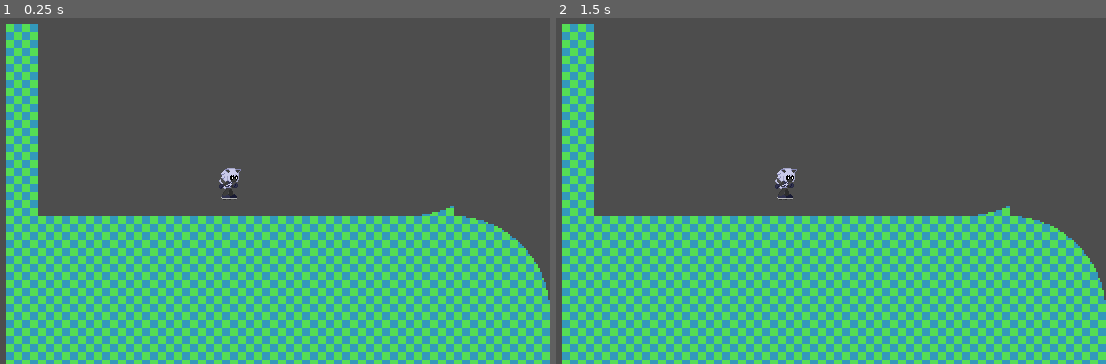
Above: before the commit, frames 1-2 (left to right).
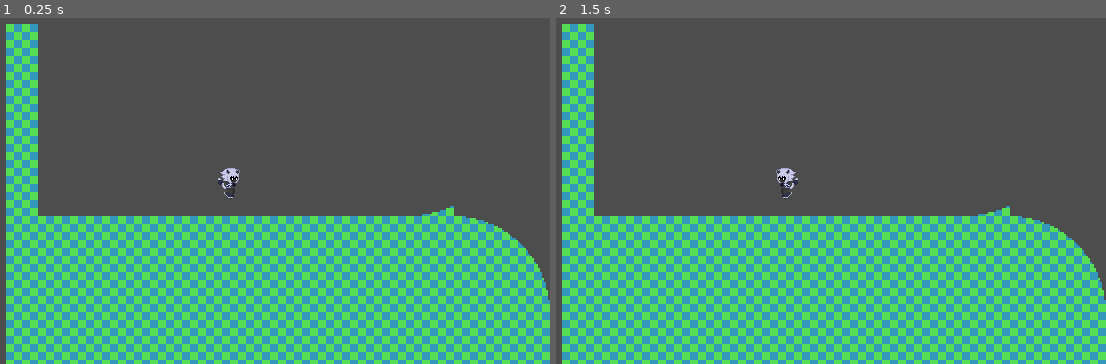
Above: after the commit, the same moments.

Repository: Cucumber-Maki/GGJ-Ports-MMU-2026
Game: Godot game, scene res://Scenes/gay_me.tscn
Two runs of this game, one before a commit and one after it. Both use one fixed random seed, a clock stepped at 60 frames per second and the inputs below.
Inputs:
- Up to frame 1 (0.25 s): no input
- Up to frame 2 (1.5 s): tap Enter at 0.5 s; hold D (PlayerRight) 0.53-1.28 s; tap J (PlayerJump) at 0.77 s; tap Space at 1.25 s; hold A (PlayerLeft) from 1.28 s (still down)

The runs differ from the first frame. In frame 1, 0.1% of the frame differs, in the area x 39-44%, y 43-53%; in frame 2, 0.2%.
Error before the commit: Invalid call. Nonexistent function 'line_circle' in base 'Nil'. (res://assets/player/player.gd:66)
Error after the commit: Invalid call. Nonexistent function 'line_circle' in base 'Nil'. (res://assets/player/player.gd:78)

Commit message:
Animationsssss :3

Diff:
--- a/Scenes/gay_me.tscn
+++ b/Scenes/gay_me.tscn
@@ -7,9 +7,10 @@
 [node name="Gay-me" type="Node2D" unique_id=1477126536]
 
 [node name="Player" parent="." unique_id=736865531 instance=ExtResource("1_ouhd7")]
+rail_wall_gravity_factor = 0.32
 
 [node name="TileMap" type="TileMap" parent="." unique_id=1328514932]
 tile_set = ExtResource("3_ouhd7")
 format = 2
-layer_0/tile_data = PackedInt32Array(131071, 65536, 0, 65536 …(5164 unchanged characters)… , -65507, 0, 6, -65506, 65536, 6, -393185, 0, 7, -327649, 0, 8, -393184, 65536, 7, -393183, 131072, 7, -393182, 196608, 7, -327646, 196608, 8, -458721, 65536, 0, -458720, 65536, 0, -458719, 65536, 0, -458718, 65536, 0, -458717, 65536, 0, -458716, 65536, 0, -458715, 65536, 0, -458714, 65536, 0, -393178, 65536, 0, -327642, 65536, 0, -262106, 65536, 0, -327641, 65536, 0, -393177, 65536, 0, -458713, 65536, 0, -262105, 65536, 0, -655320, 65536, 0, -720856, 65536, 0, -720857, 65536, 0, -655321, 65536, 0, -589785, 65536, 0, -524249, 65536, 0, 6, 0, 5)
+layer_0/tile_data = PackedInt32Array(131071, 65536, 0, 65536 …(5164 unchanged characters)… , -65507, 0, 6, -65506, 65536, 6, -393183, 131072, 7, -393182, 196608, 7, -327646, 196608, 8, -458721, 65536, 0, -458720, 65536, 0, -458719, 65536, 0, -458718, 65536, 0, -458717, 65536, 0, -458716, 65536, 0, -458715, 65536, 0, -458714, 65536, 0, -393178, 65536, 0, -327642, 65536, 0, -262106, 65536, 0, -327641, 65536, 0, -393177, 65536, 0, -458713, 65536, 0, -262105, 65536, 0, -655320, 65536, 0, -720856, 65536, 0, -720857, 65536, 0, -655321, 65536, 0, -589785, 65536, 0, -524249, 65536, 0, 6, 0, 5, -393185, 65536, 7, -393186, 0, 7, -327650, 0, 8, -458722, 0, 3)
 script = ExtResource("6_euy6d")
--- a/assets/player/player.gd
+++ b/assets/player/player.gd
@@ -54,6 +54,18 @@
 
 	position = target_positon;
 	rotation = lerp_angle(rotation, target_rotation, 0.125);
+	var positivemomentumx=absf(movement_momentum.x)
+	if movement_momentum.y<0:
+		$Cat.play("Jump")
+	elif movement_momentum.y>0:
+		$Cat.play("Descent")
+	elif positivemomentumx>32:
+		$Cat.play("Run",clamp(positivemomentumx/256,0,1.5))
+	else:
+		$Cat.play("Idle")
+	if input_movement()!=0:
+		$Cat.flip_h= input_movement()==-1
+
 
 #######################################################################################################
 # Movement / air behaviours.
--- a/assets/player/player.tscn
+++ b/assets/player/player.tscn
@@ -1,13 +1,93 @@
 [gd_scene format=3 uid="uid://6parrbhukhll"]
 
 [ext_resource type="Script" uid="uid://ctpw52hg6yhkl" path="res://assets/player/player.gd" id="1_h6syq"]
-[ext_resource type="Texture2D" uid="uid://huw6x8l1blml" path="res://Cat.png" id="2_v2miy"]
+[ext_resource type="Texture2D" uid="uid://b400qevvnqd88" path="res://assets/player/Cat Sheet.png" id="2_h6syq"]
 
 [sub_resource type="PhysicsMaterial" id="PhysicsMaterial_4kn33"]
 friction = 0.0
 
 [sub_resource type="CircleShape2D" id="CircleShape2D_6v0g3"]
 radius = 16.0
+
+[sub_resource type="AtlasTexture" id="AtlasTexture_v2miy"]
+atlas = ExtResource("2_h6syq")
+region = Rect2(192, 0, 32, 32)
+
+[sub_resource type="AtlasTexture" id="AtlasTexture_ouxva"]
+atlas = ExtResource("2_h6syq")
+region = Rect2(160, 0, 32, 32)
+
+[sub_resource type="AtlasTexture" id="AtlasTexture_d5dr7"]
+atlas = ExtResource("2_h6syq")
+region = Rect2(0, 0, 32, 32)
+
+[sub_resource type="AtlasTexture" id="AtlasTexture_toylo"]
+atlas = ExtResource("2_h6syq")
+region = Rect2(128, 0, 32, 32)
+
+[sub_resource type="AtlasTexture" id="AtlasTexture_tb4ck"]
+atlas = ExtResource("2_h6syq")
+region = Rect2(32, 0, 32, 32)
+
+[sub_resource type="AtlasTexture" id="AtlasTexture_kwvpd"]
+atlas = ExtResource("2_h6syq")
+region = Rect2(64, 0, 32, 32)
+
+[sub_resource type="AtlasTexture" id="AtlasTexture_op4fd"]
+atlas = ExtResource("2_h6syq")
+region = Rect2(96, 0, 32, 32)
+
+[sub_resource type="SpriteFrames" id="SpriteFrames_m2mll"]
+animations = [{
+"frames": [{
+"duration": 1.0,
+"texture": SubResource("AtlasTexture_v2miy")
+}],
+"loop": true,
+"name": &"Damage",
+"speed": 5.0
+}, {
+"frames": [{
+"duration": 1.0,
+"texture": SubResource("AtlasTexture_ouxva")
+}],
+"loop": true,
+"name": &"Descent",
+"speed": 5.0
+}, {
+"frames": [{
+"duration": 1.0,
+"texture": SubResource("AtlasTexture_d5dr7")
+}],
+"loop": true,
+"name": &"Idle",
+"speed": 5.0
+}, {
+"frames": [{
+"duration": 1.0,
+"texture": SubResource("AtlasTexture_toylo")
+}],
+"loop": true,
+"name": &"Jump",
+"speed": 5.0
+}, {
+"frames": [{
+"duration": 1.0,
+"texture": SubResource("AtlasTexture_tb4ck")
+}, {
+"duration": 1.0,
+"texture": SubResource("AtlasTexture_kwvpd")
+}, {
+"duration": 1.0,
+"texture": SubResource("AtlasTexture_op4fd")
+}, {
+"duration": 1.0,
+"texture": SubResource("AtlasTexture_kwvpd")
+}],
+"loop": true,
+"name": &"Run",
+"speed": 5.0
+}]
 
 [node name="Player" type="RigidBody2D" unique_id=736865531]
 collision_layer = 2
@@ -22,7 +102,9 @@
 shape = SubResource("CircleShape2D_6v0g3")
 debug_color = Color(0.9305849, 3.0418634e-05, 0.658194, 0.41960785)
 
-[node name="Cat" type="Sprite2D" parent="." unique_id=1055556895]
-texture = ExtResource("2_v2miy")
+[node name="Cat" type="AnimatedSprite2D" parent="." unique_id=345007889]
+sprite_frames = SubResource("SpriteFrames_m2mll")
+animation = &"Idle"
+autoplay = "Idle"
 
 [node name="Camera2D" type="Camera2D" parent="." unique_id=1871343724]
--- a/new_capsule_shape_2d.tres
+++ /dev/null
@@ -1,4 +0,0 @@
-[gd_resource type="CapsuleShape2D" format=3 uid="uid://4yjlyxolphkj"]
-
-[resource]
-height = 32.0
Binary file removed: Cat.png
Binary file removed: CatWhite.png
Not shown, removed: CatWhite.png.import
Binary file added: assets/player/Cat Sheet.png
Not shown, changed: assets/player/Cat Sheet.png.import
